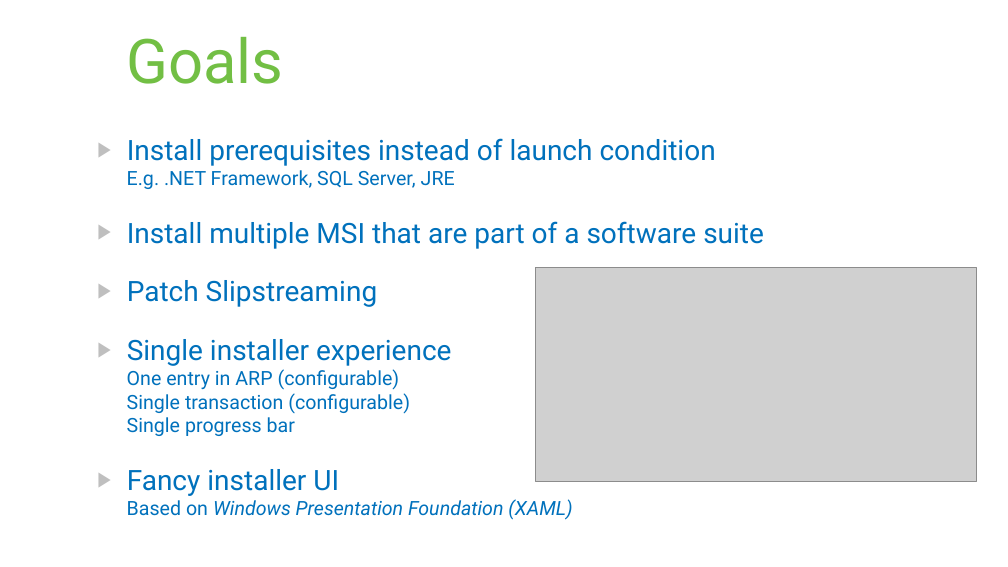
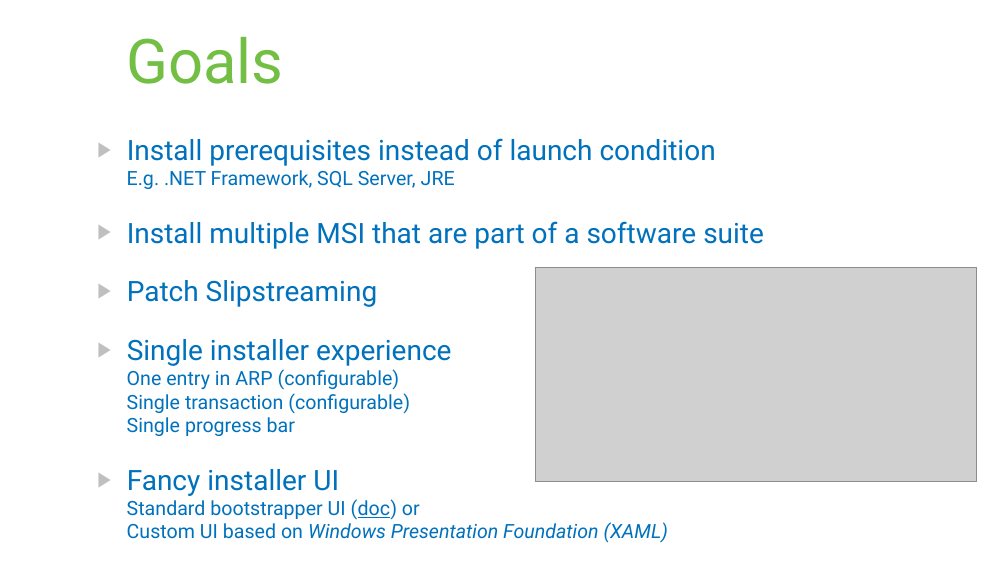
Before and after one commit to rstropek/Samples, a slide deck: slide 95 of WiXSamples/Slides/WiX - Installer Framework.pptx. Drawn at 1008x567 pixels with LibreOffice and Linux fonts; fonts in the diff are those of the drawing; grey boxes stand for pictures. Boxes give left, top, right and bottom in pixels: in the first picture for what was removed or moved away, otherwise in the second. Text is boxed around its words. In the diff, an @@ line names an element or a change of style, - is before the commit and + after.

Commit message:
Updated slides

```diff
--- a/WiXSamples/Slides/WiX - Installer Framework.pptx
+++ b/WiXSamples/Slides/WiX - Installer Framework.pptx
@@ text at (x1=127, y1=499, x2=668, y2=543): text changed; italic off @@
-  Based on Windows Presentation Foundation (XAML)
+  Standard bootstrapper UI (doc) or
+  Custom UI based on Windows Presentation Foundation (XAML)
```
Also in this commit, not shown: 2 slides added.
